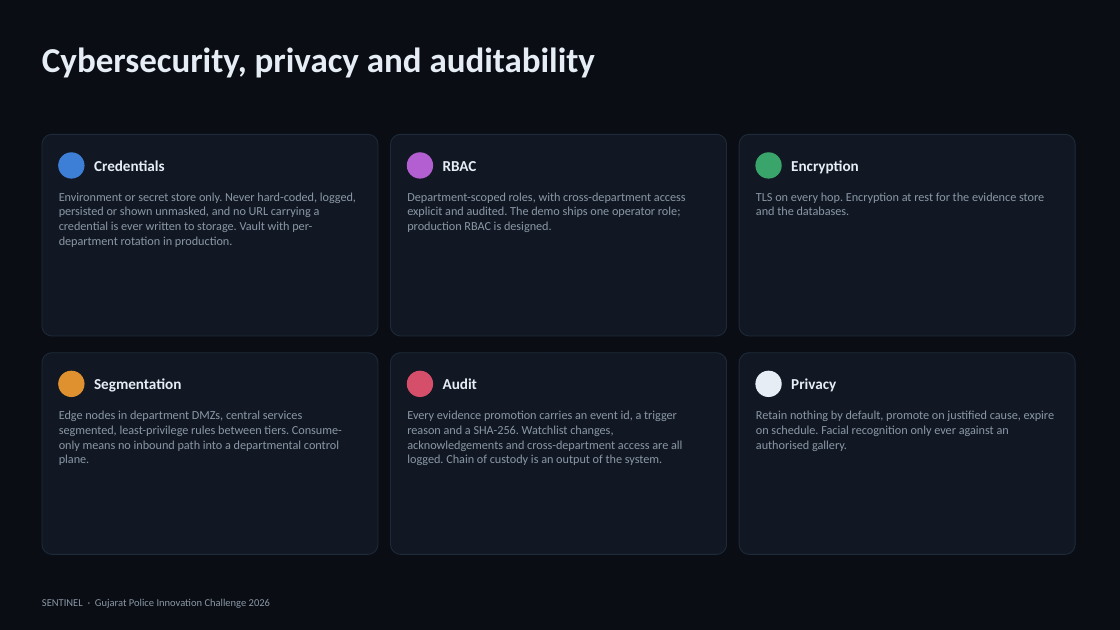
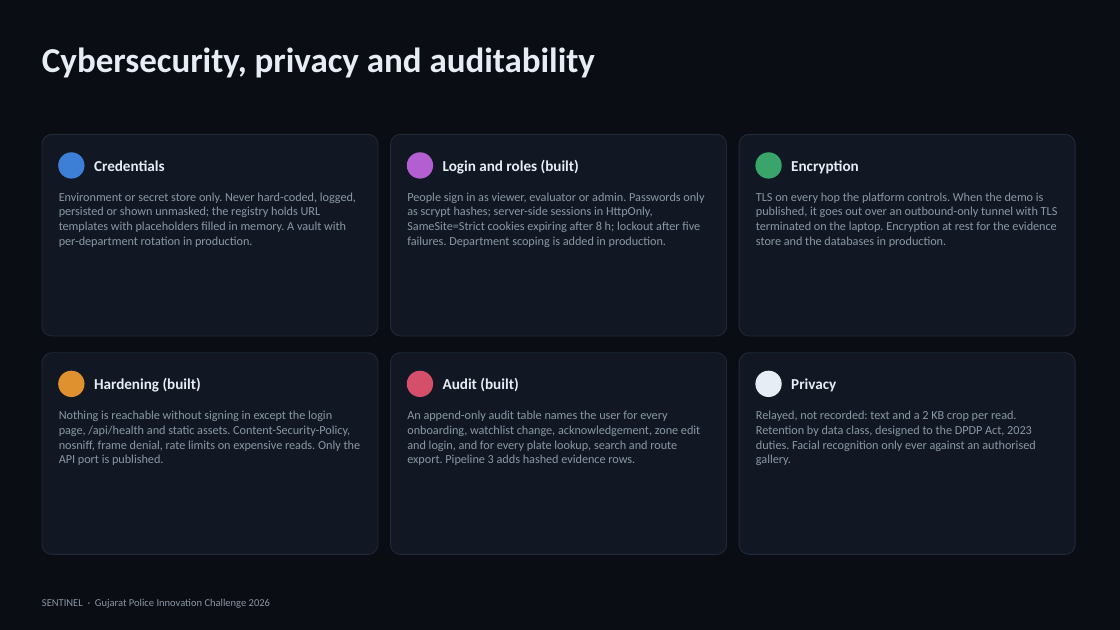
Before and after one commit to adityashroff06-code/sentinel-gujarat, a slide deck: slide 14 of deliverables/Sentinel-Solution-Presentation.pptx. Drawn at 1120x630 pixels with LibreOffice and Linux fonts; fonts in the diff are those of the drawing. Boxes give left, top, right and bottom in pixels: in the first picture for what was removed or moved away, otherwise in the second. Text is boxed around its words. In the diff, an @@ line names an element or a change of style, - is before the commit and + after.

```diff
--- a/deliverables/Sentinel-Solution-Presentation.pptx
+++ b/deliverables/Sentinel-Solution-Presentation.pptx
@@ text at [443,160,579,174]: text changed @@
-RBAC
+Login and roles (built)
@@ text at [59,192,356,247]: text changed @@
-Environment or secret store only. Never hard-coded, logged, persisted or shown unmasked, and no URL carrying a credential is ever written to storage. Vault with per-department rotation in production.
+Environment or secret store only. Never hard-coded, logged, persisted or shown unmasked; the registry holds URL templates with placeholders filled in memory. A vault with per-department rotation in production.
@@ text at [407,192,704,247]: text changed @@
-Department-scoped roles, with cross-department access explicit and audited. The demo ships one operator role; production RBAC is designed.
+People sign in as viewer, evaluator or admin. Passwords only as scrypt hashes; server-side sessions in HttpOnly, SameSite=Strict cookies expiring after 8 h; lockout after five failures. Department scoping is added in production.
@@ text at [756,192,1058,247]: text changed @@
-TLS on every hop. Encryption at rest for the evidence store and the databases.
+TLS on every hop the platform controls. When the demo is published, it goes out over an outbound-only tunnel with TLS terminated on the laptop. Encryption at rest for the evidence store and the databases in production.
@@ text at [94,378,201,392]: text changed @@
-Segmentation
+Hardening (built)
@@ text at [443,378,518,391]: text changed @@
-Audit
+Audit (built)
@@ text at [59,410,361,465]: text changed @@
-Edge nodes in department DMZs, central services segmented, least-privilege rules between tiers. Consume-only means no inbound path into a departmental control plane.
+Nothing is reachable without signing in except the login page, /api/health and static assets. Content-Security-Policy, nosniff, frame denial, rate limits on expensive reads. Only the API port is published.
@@ text at [407,410,700,465]: text changed @@
-Every evidence promotion carries an event id, a trigger reason and a SHA-256. Watchlist changes, acknowledgements and cross-department access are all logged. Chain of custody is an output of the system.
+An append-only audit table names the user for every onboarding, watchlist change, acknowledgement, zone edit and login, and for every plate lookup, search and route export. Pipeline 3 adds hashed evidence rows.
@@ text at [756,410,1035,465]: text changed @@
-Retain nothing by default, promote on justified cause, expire on schedule. Facial recognition only ever against an authorised gallery.
+Relayed, not recorded: text and a 2 KB crop per read. Retention by data class, designed to the DPDP Act, 2023 duties. Facial recognition only ever against an authorised gallery.
```
Also in this commit, not shown: 15 other slides changed, 1 slide added, 1 slide removed, 19 other files.
